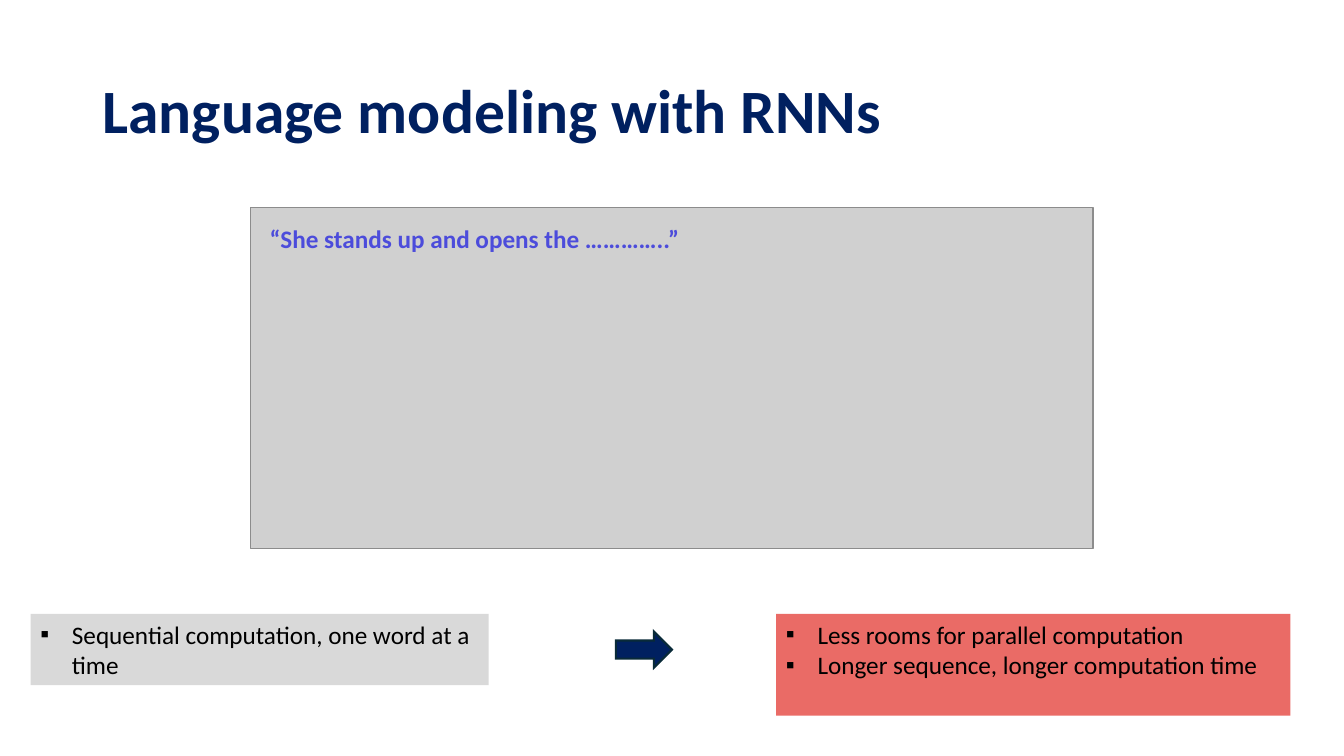
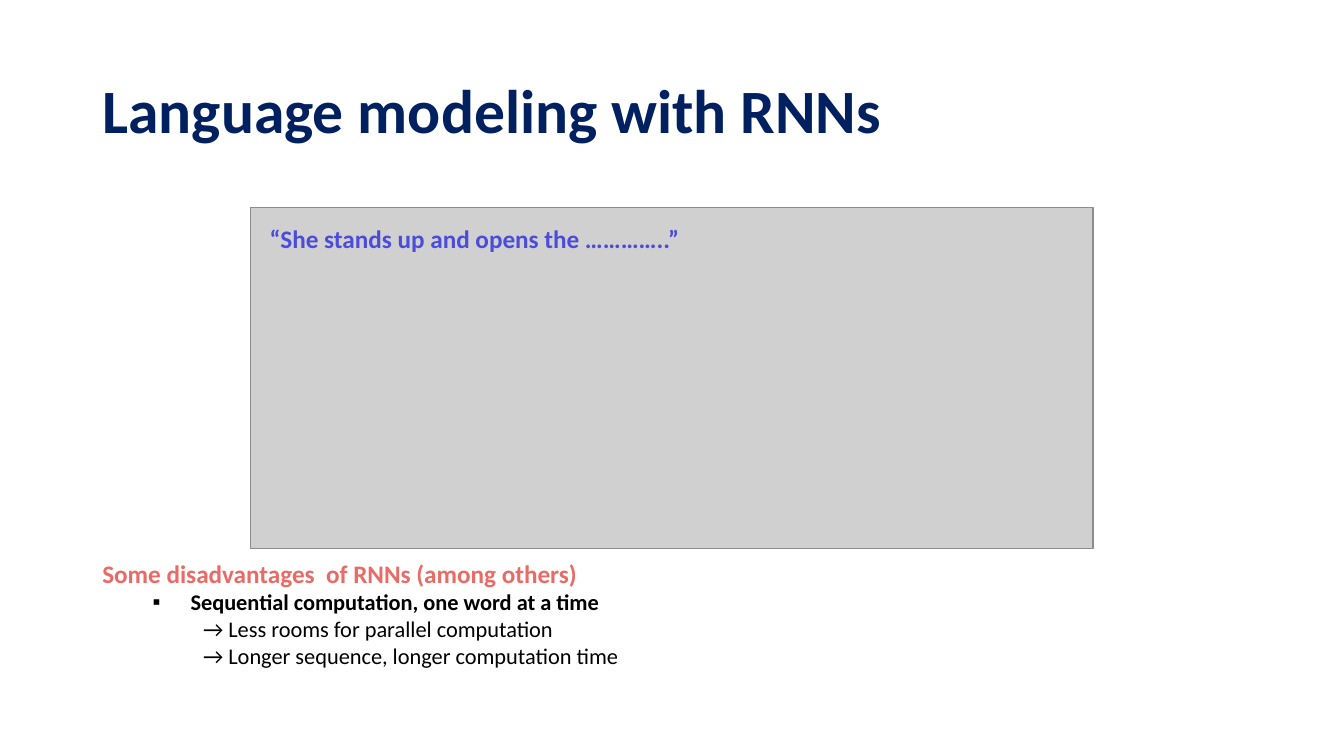
Before and after one commit to tanquangduong/transformer-pt, a slide deck: slide 6 of presentation/Introduction to Transformer.pptx (slide 4 before the commit). Drawn at 1344x756 pixels with LibreOffice and Linux fonts; fonts in the diff are those of the drawing; grey boxes stand for pictures. Boxes give left, top, right and bottom in pixels: in the first picture for what was removed or moved away, otherwise in the second. Text is boxed around its words. In the diff, an @@ line names an element or a change of style, - is before the commit and + after.

```diff
--- a/presentation/Introduction to Transformer.pptx
+++ b/presentation/Introduction to Transformer.pptx
@@ text added at <box>102,564,618,668</box>, 16 pt, text #000000, bold @@
+Some disadvantages of RNNs (among others)
+  ▪ Sequential computation, one word at a time
+    → Less rooms for parallel computation
+    → Longer sequence, longer computation time
@@ rectangle removed at <box>30,614,488,686</box> @@
-▪ Sequential computation, one word at a time
@@ rectangle removed at <box>776,614,1291,716</box> @@
-▪ Less rooms for parallel computation
-▪ Longer sequence, longer computation time
@@ right arrow removed at <box>616,632,673,668</box> @@
```
Also in this commit, not shown: 8 other slides changed, 9 slides added, 2 other files.
